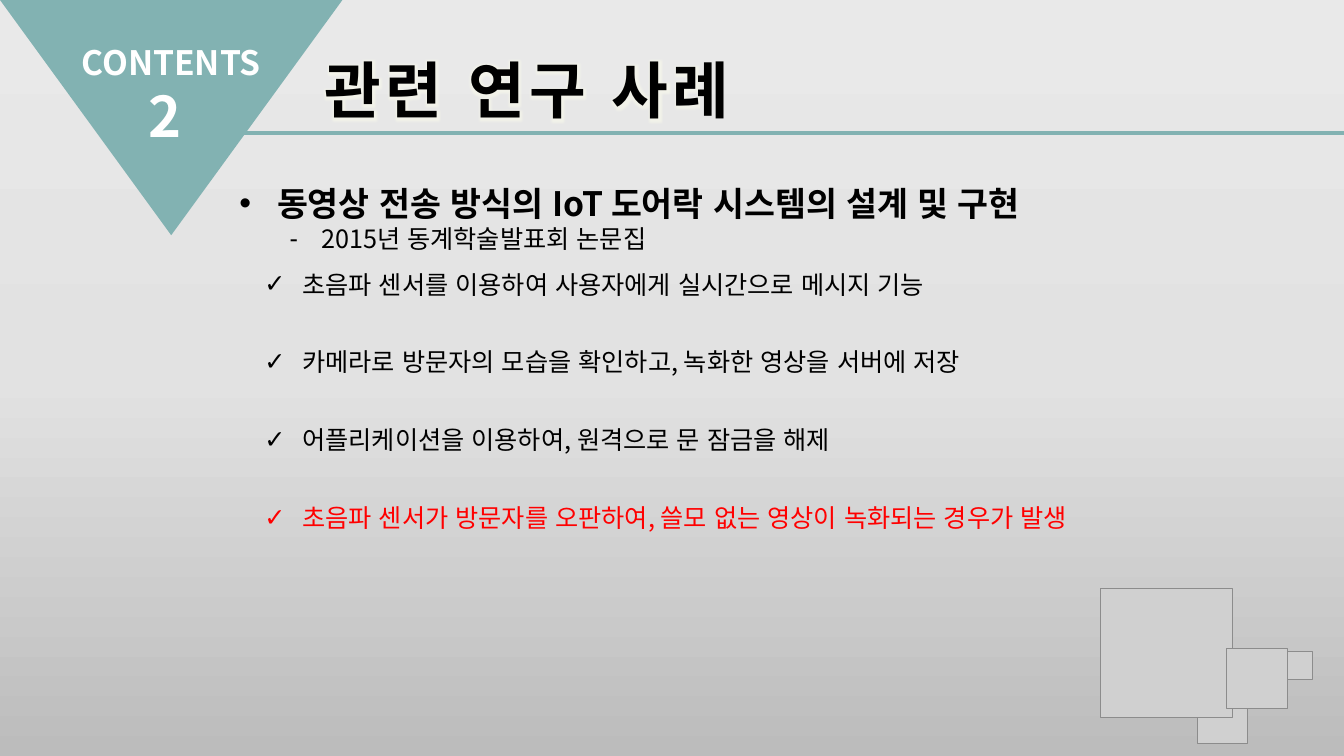
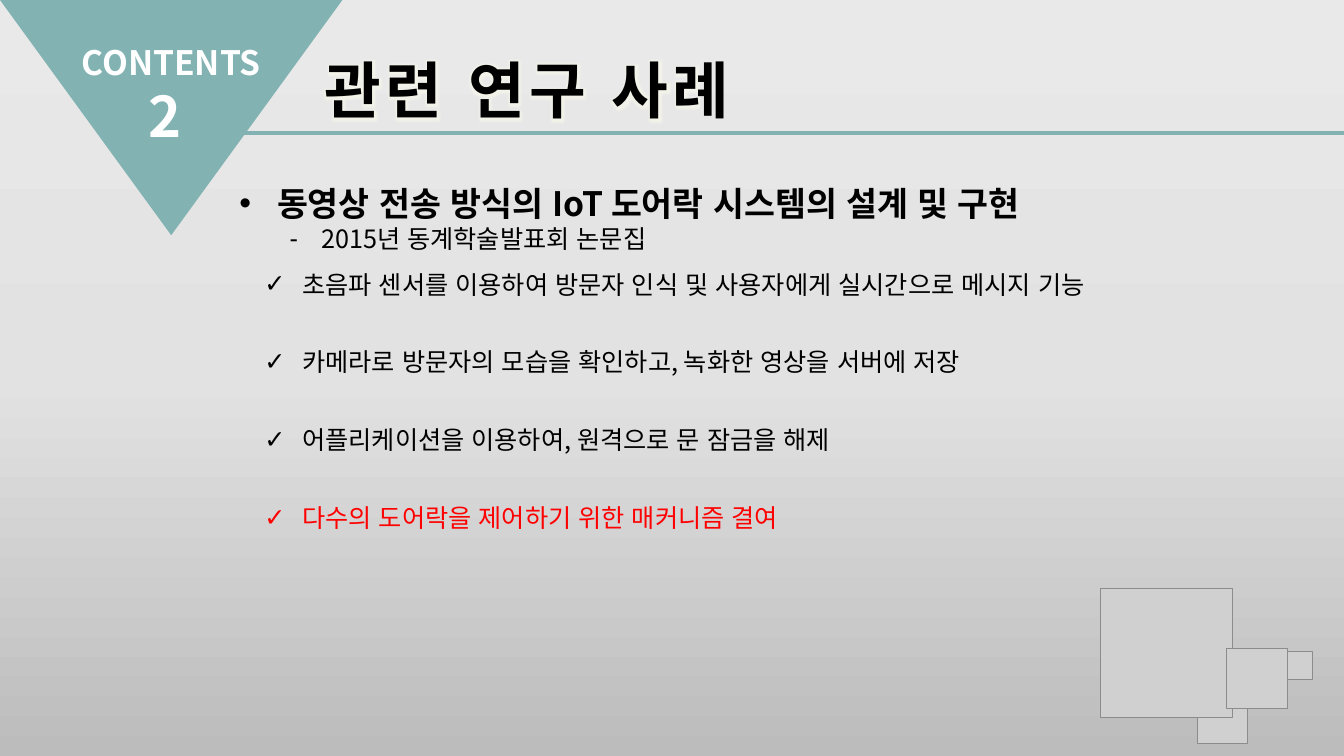
Before and after one commit to hrnoh/graduate_proj, a slide deck: slide 5 of 종합설계_제안서(2차).pptx. Drawn at 1344x756 pixels with LibreOffice and Linux fonts; fonts in the diff are those of the drawing; grey boxes stand for pictures; background and template pictures are left out. Boxes give left, top, right and bottom in pixels: in the first picture for what was removed or moved away, otherwise in the second. Text is boxed around its words. In the diff, an @@ line names an element or a change of style, - is before the commit and + after.

```diff
--- a/종합설계_제안서(2차).pptx
+++ b/종합설계_제안서(2차).pptx
@@ text at (302,273,1084,296): text changed @@
-✓ 초음파 센서를 이용하여 사용자에게 실시간으로 메시지 기능
+✓ 초음파 센서를 이용하여 방문자 인식 및 사용자에게 실시간으로 메시지 기능
@@ text at (302,506,778,529): text changed @@
-✓ 초음파 센서가 방문자를 오판하여, 쓸모 없는 영상이 녹화되는 경우가 발생
+✓ 다수의 도어락을 제어하기 위한 매커니즘 결여
```
Also in this commit, not shown: 7 other slides changed, 12 slides added, 3 slides removed.
